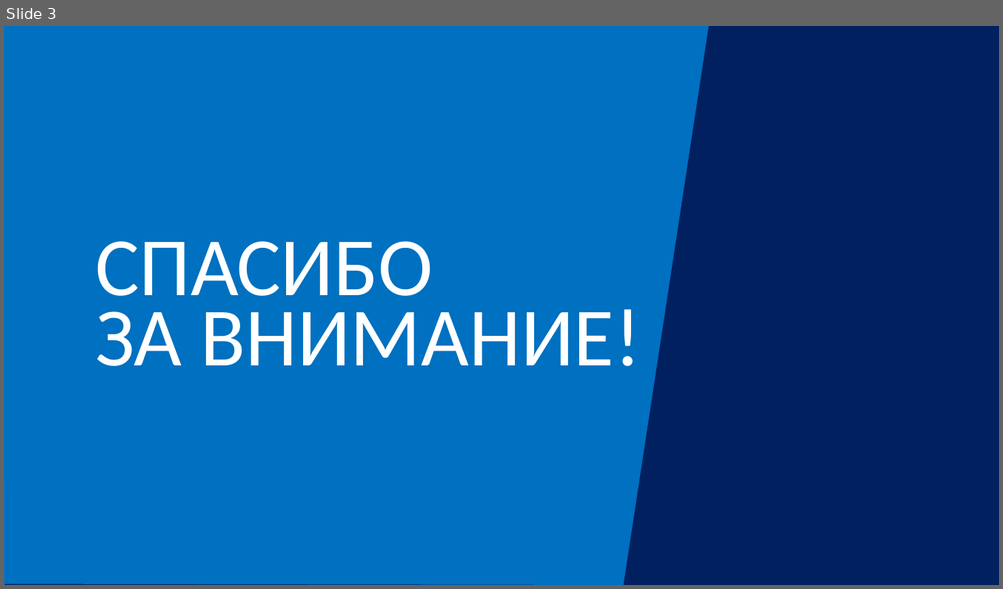
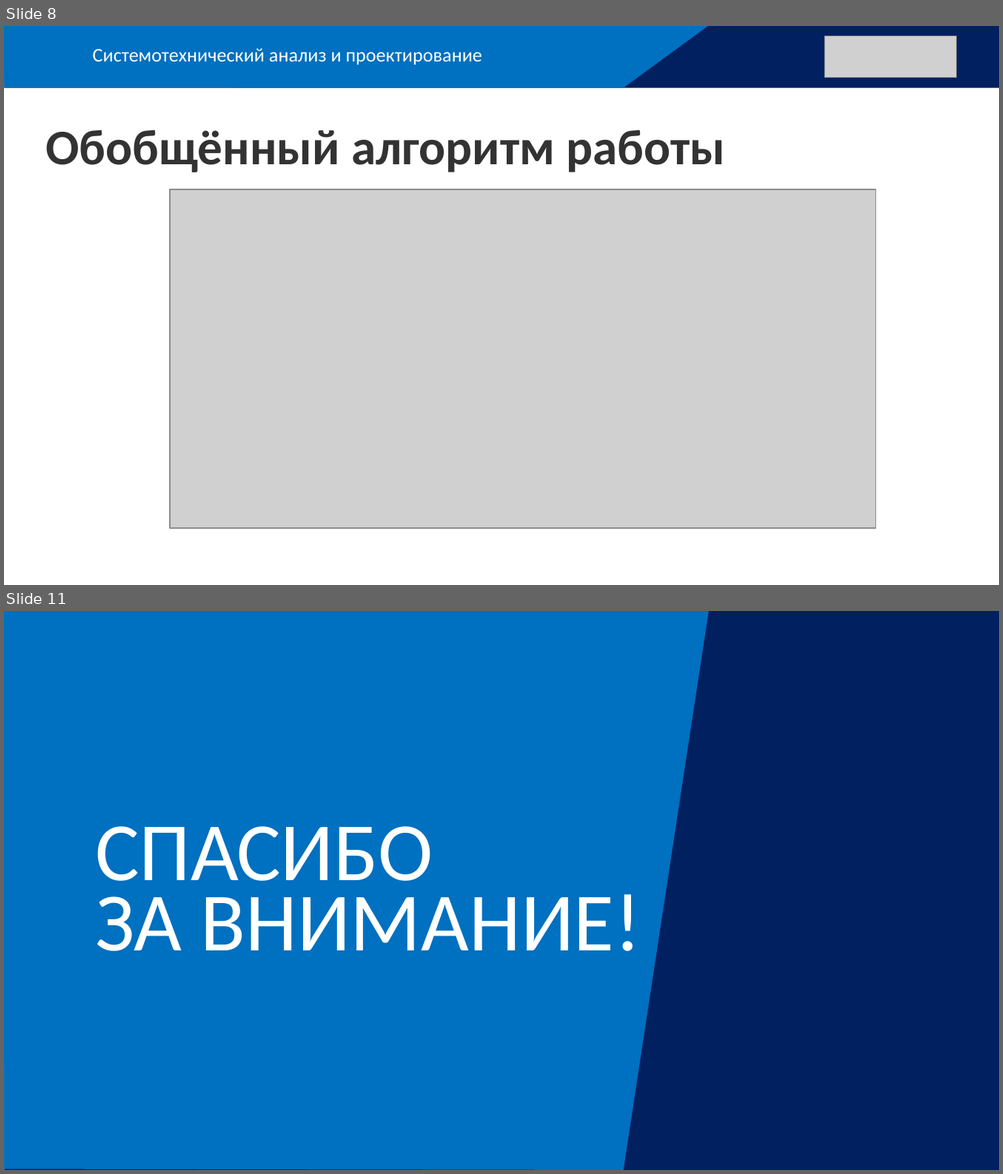
Before and after one commit to kostasmov/SevSU, a slide deck: 8 семестр/ПпЦП/Итоговая презентация.pptx. Shown one above the other, each under a label of ours: slide 3 before the commit, slides 8 and 11 after it; the slides between them are not shown. The pictures are 1003x589 and 1003x1174 pixels, drawn with LibreOffice and Linux fonts; fonts in the diff are those of the drawing; grey boxes stand for pictures. Boxes give left, top, right and bottom in pixels: in the first picture for what was removed or moved away, otherwise in the second. Text is boxed around its words. In the diff, an @@ line names an element or a change of style, - is before the commit and + after.

```diff
--- a/8 семестр/ПпЦП/Итоговая презентация.pptx
+++ b/8 семестр/ПпЦП/Итоговая презентация.pptx
@@ slide 8 added at [4, 26, 999, 585], background #FFFFFF @@
@@ rectangle added at [4, 26, 999, 87], fill #002060 @@
@@ freeform shape added at [4, 26, 708, 87], fill #0070C0 @@
@@ picture added at [825, 36, 956, 78] @@
@@ text added at [93, 48, 482, 65], 14 pt, text #FFFFFF @@
+Системотехнический анализ и проектирование
@@ title added at [45, 130, 725, 173], 36 pt, text #333333, bold @@
+Обобщённый алгоритм работы
@@ picture added at [170, 190, 875, 529] @@
@@ what was slide 3 is now slide 11 @@
```
Also in this commit, not shown: 1 slide changed, 8 other slides added, 1 slide removed, 31 other files.
